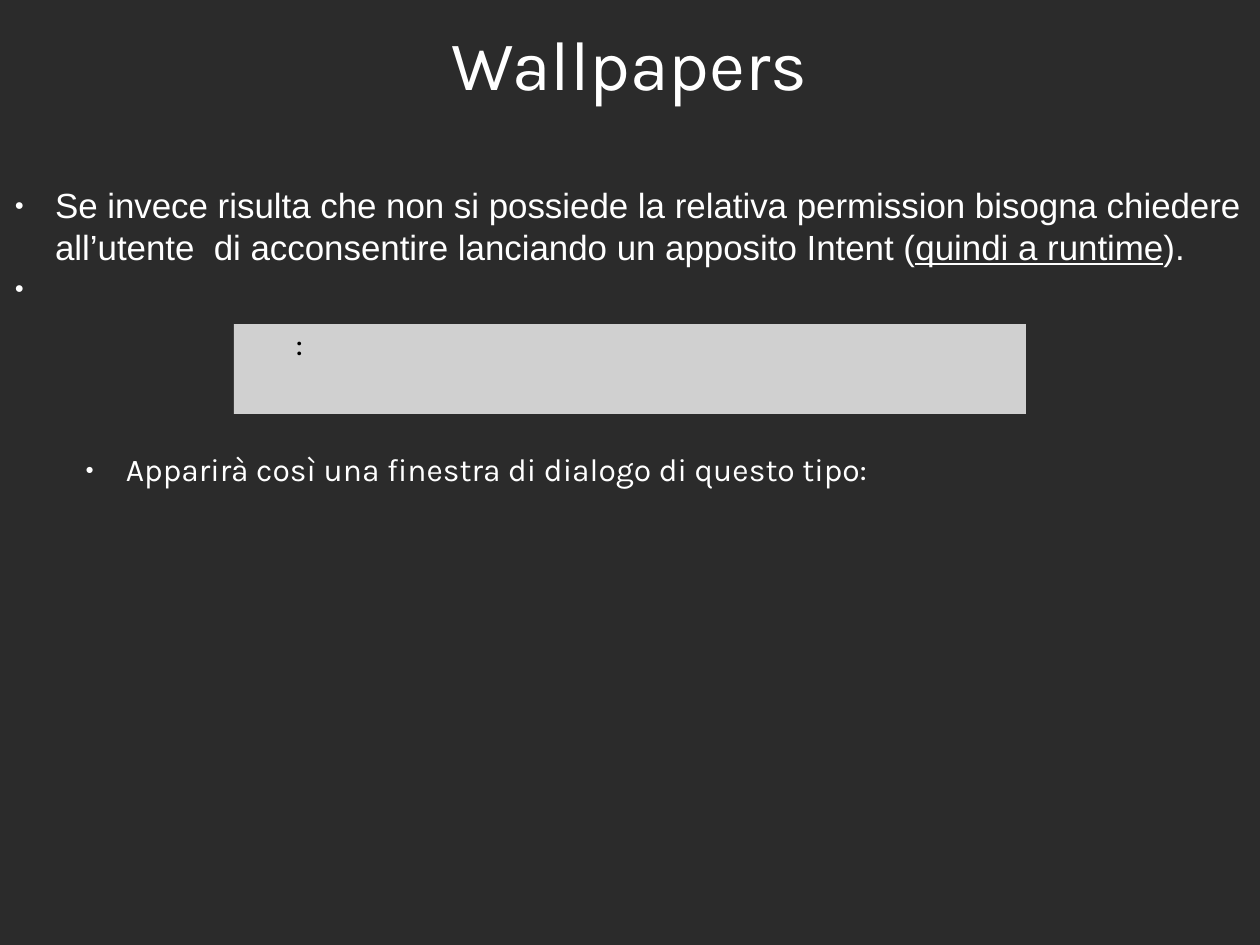
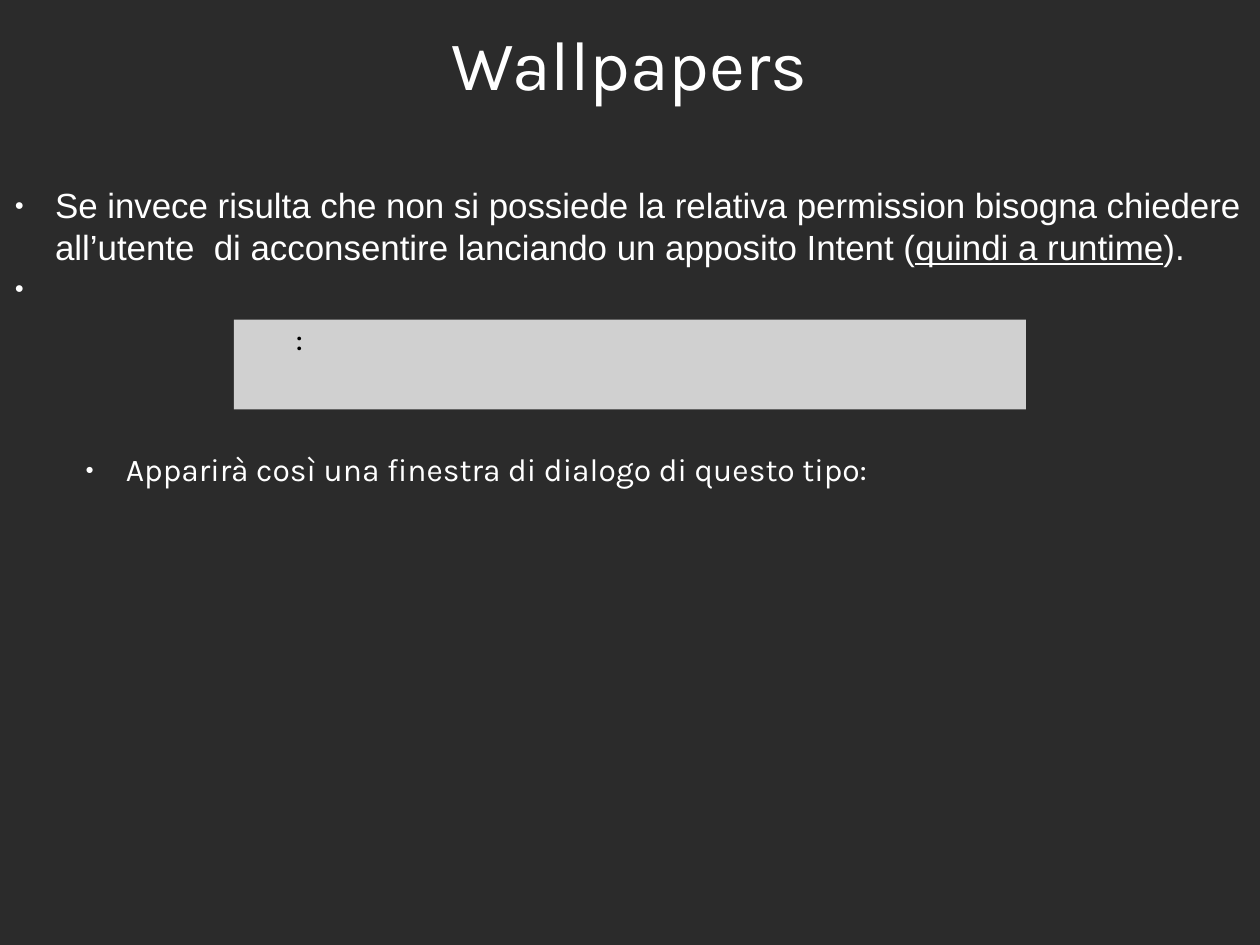
Before and after one commit to 0088024/Wallpaper_v4, a slide deck: slide 15 of ESONERO_WALLPAPERS_FPR-IOL2018.odp (slide 10 before the commit). Drawn at 1260x945 pixels with LibreOffice and Linux fonts; fonts in the diff are those of the drawing; grey boxes stand for pictures; background and template pictures are left out; a plain dark background stands for a picture behind light text. Boxes give left, top, right and bottom in pixels: in the first picture for what was removed or moved away, otherwise in the second. Text is boxed around its words. In the diff, an @@ line names an element or a change of style, - is before the commit and + after.

```diff
--- a/ESONERO_WALLPAPERS_FPR-IOL2018.odp
+++ b/ESONERO_WALLPAPERS_FPR-IOL2018.odp
@@ picture ":": place and size @@
-picture ":" at [234, 324, 1027, 414]
+picture ":" at [234, 320, 1027, 410]
```
Also in this commit, not shown: 3 other slides changed, 5 slides added.
